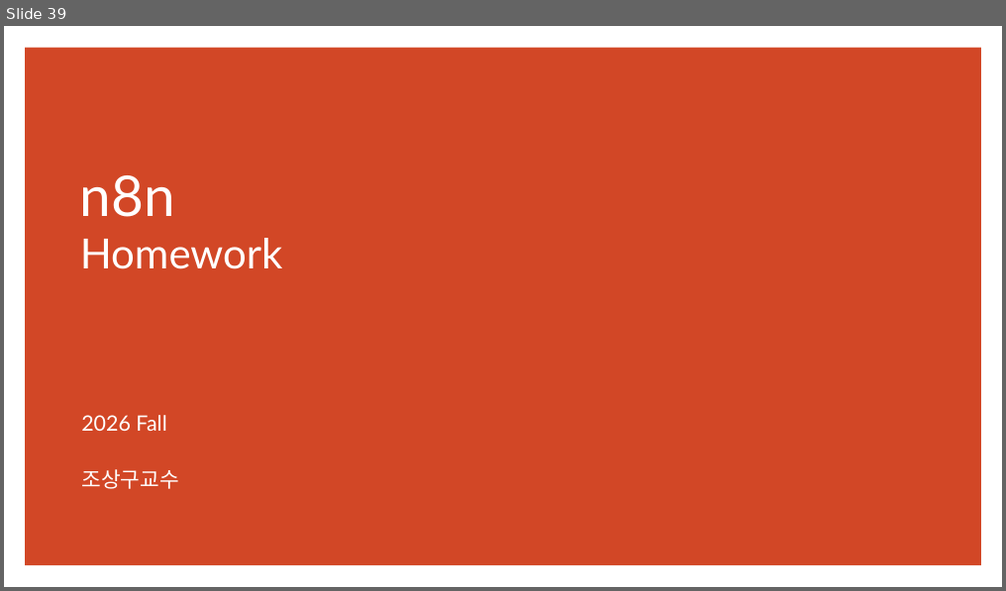
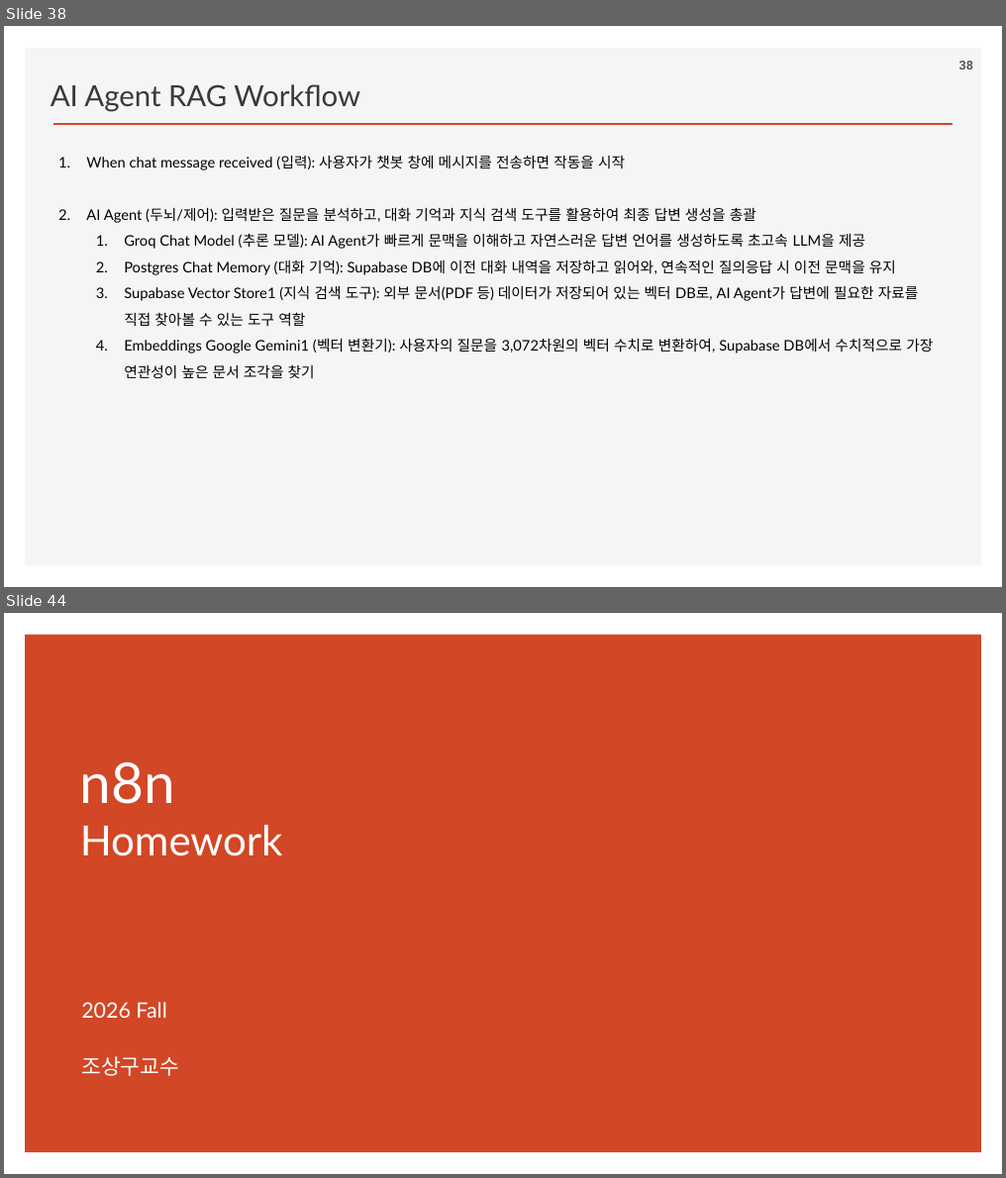
Before and after one commit to ancestor9/2026_Fall_Learning-Langchain-AI-Agent, a slide deck: PPTs/04_AI Workflow_n8n.pptx. Shown one above the other, each under a label of ours: slide 39 before the commit, slides 38 and 44 after it; the slides between them are not shown. The pictures are 1006x591 and 1006x1178 pixels, drawn with LibreOffice and Linux fonts; fonts in the diff are those of the drawing; background and template pictures are left out. Boxes give left, top, right and bottom in pixels: in the first picture for what was removed or moved away, otherwise in the second. Text is boxed around its words. In the diff, an @@ line names an element or a change of style, - is before the commit and + after.

```diff
--- a/PPTs/04_AI Workflow_n8n.pptx
+++ b/PPTs/04_AI Workflow_n8n.pptx
@@ slide 38 added at (4,26,1002,587), background #FFFFFF @@
@@ rectangle added at (25,48,982,567), fill #F5F5F5 @@
@@ text added at (51,84,360,111), 28 pt, text #3B3838 @@
+AI Agent RAG Workflow
@@ page number added at (959,61,973,70), 12 pt, text #595959, bold @@
+38
@@ line added from (54, 124) to (952, 124), #D24726 2 pt @@
@@ text added at (86,155,933,378), 14 pt, text #000000 @@
+1. When chat message received (입력): 사용자가 챗봇 창에 메시지를 전송하면 작동을 시작
+2. AI Agent (두뇌/제어): 입력받은 질문을 분석하고, 대화 기억과 지식 검색 도구를 활용하여 최종 답변 생성을 총괄
+  1. Groq Chat Model (추론 모델): AI Agent가 빠르게 문맥을 이해하고 자연스러운 답변 언어를 생성하도록 초고속 LLM을 제공
+  2. Postgres Chat Memory (대화 기억): Supabase DB에 이전 대화 내역을 저장하고 읽어와, 연속적인 질의응답 시 이전 문맥을 유지
+  3. Supabase Vector Store1 (지식 검색 도구): 외부 문서(PDF 등) 데이터가 저장되어 있는 벡터 DB로, AI Agent가 답변에 필요한 자료를 직접 찾아볼 수 있는 도구 역할
+  4. Embeddings Google Gemini1 (벡터 변환기): 사용자의 질문을 3,072차원의 벡터 수치로 변환하여, Supabase DB에서 수치적으로 가장 연관성이 높은 문서 조각을 찾기
@@ what was slide 39 is now slide 44 @@
```
Also in this commit, not shown: 1 slide changed, 5 other slides added, 1 slide removed.
